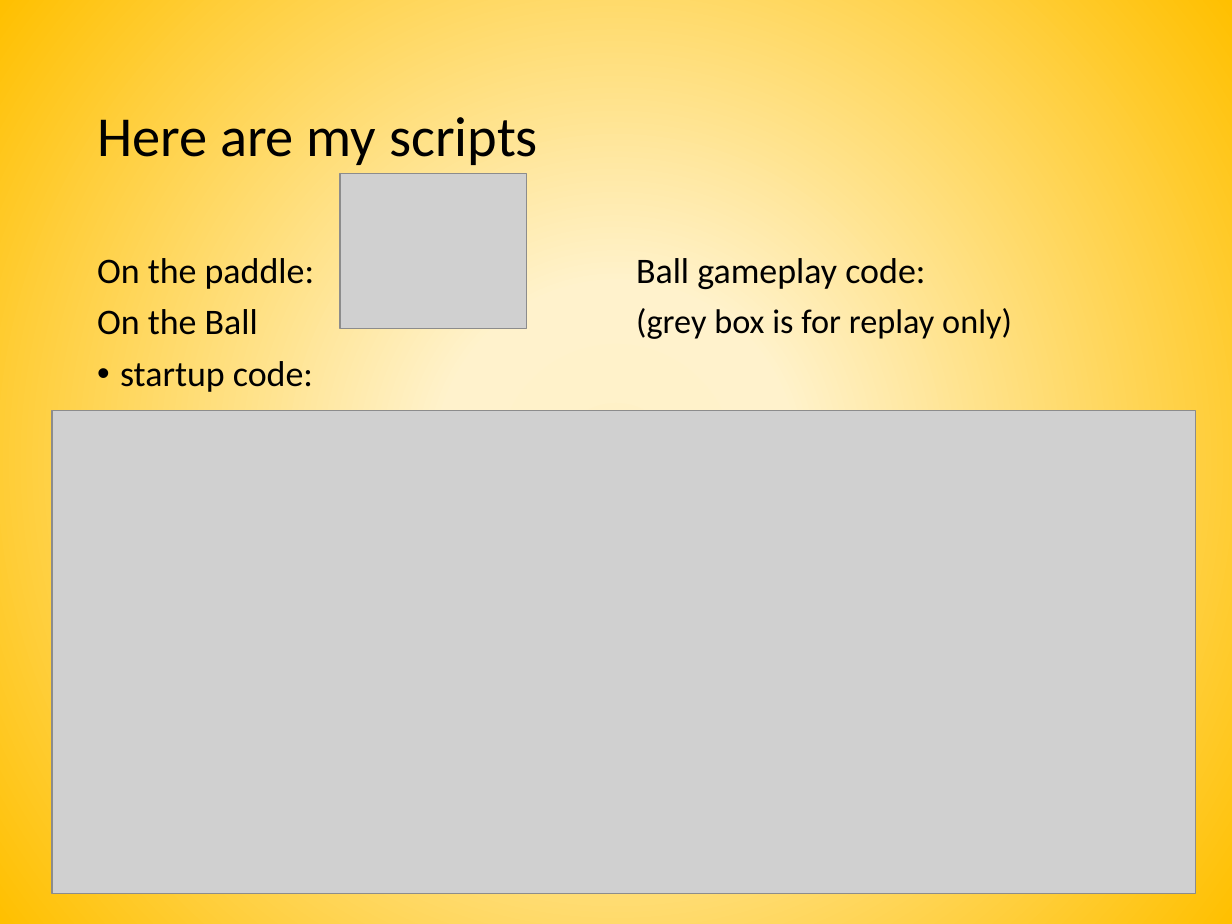
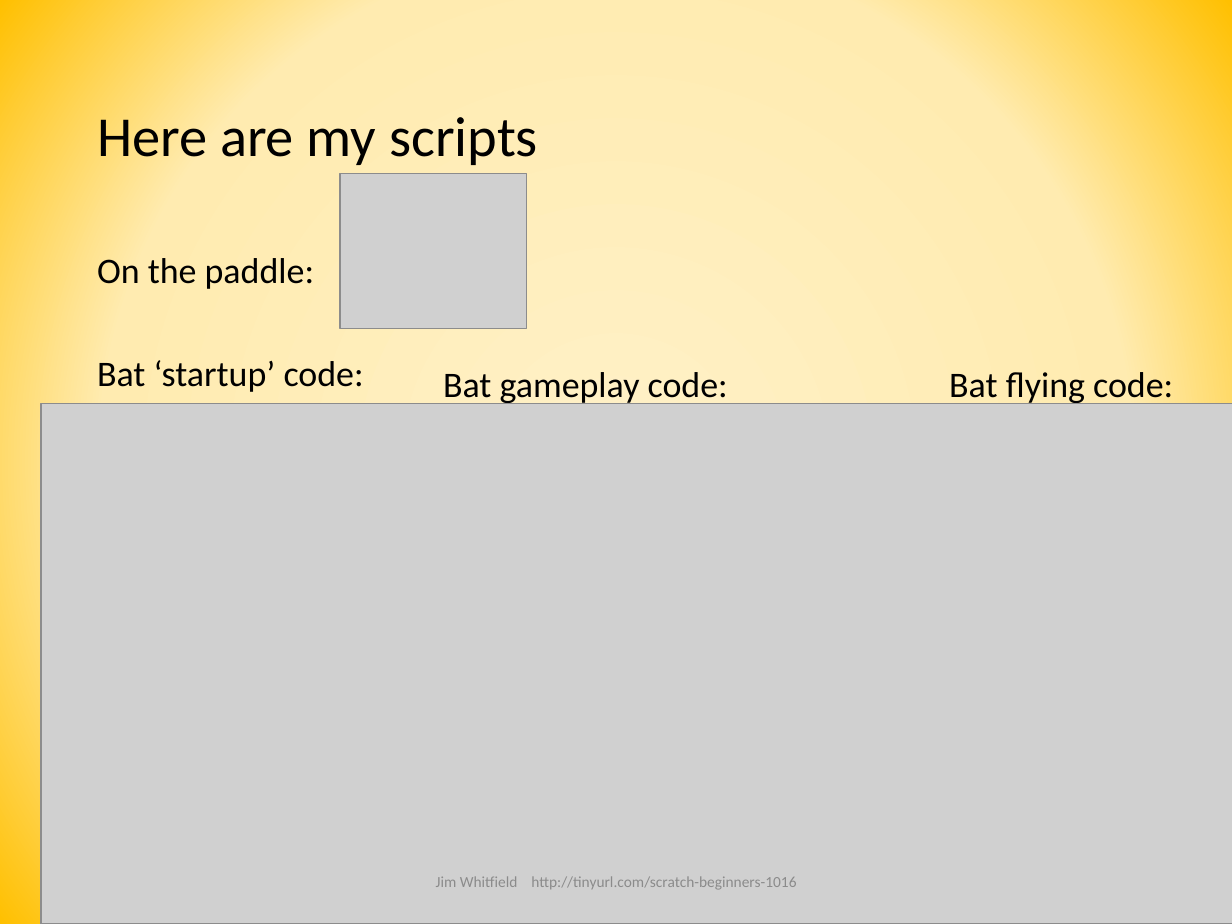
Before and after one commit to joedean/beginner-scratch, a slide deck: slide 16 of CoderDojo Beginner Scratch Session.pptx. Drawn at 1232x924 pixels with LibreOffice and Linux fonts; fonts in the diff are those of the drawing; grey boxes stand for pictures. Boxes give left, top, right and bottom in pixels: in the first picture for what was removed or moved away, otherwise in the second. Text is boxed around its words. In the diff, an @@ line names an element or a change of style, - is before the commit and + after.

```diff
--- a/CoderDojo Beginner Scratch Session.pptx
+++ b/CoderDojo Beginner Scratch Session.pptx
@@ background gradient #FFF1C7 to #FFF2CC to #FFC000 to gradient #FFF1C7 to #FFEBB0 to #FFC000 @@
@@ text at (x1=97, y1=360, x2=364, y2=392): text changed @@
-On the Ball
-• startup code:
+Bat ‘startup’ code:
@@ text at (x1=443, y1=372, x2=728, y2=406): text changed; size 20 to 21 pt @@
-Ball gameplay code:
-(grey box is for replay only)
+Bat gameplay code:
@@ text added at (x1=949, y1=372, x2=1173, y2=406), 21 pt, text #000000 @@
+Bat flying code:
@@ picture resized from (x1=52, y1=410, x2=1195, y2=893) to (x1=41, y1=404, x2=1232, y2=924) @@
@@ text added at (x1=436, y1=876, x2=796, y2=890), 9 pt, text #8C8C8C @@
+Jim Whitfield http://tinyurl.com/scratch-beginners-1016
```
Also in this commit, not shown: 24 other slides changed.
